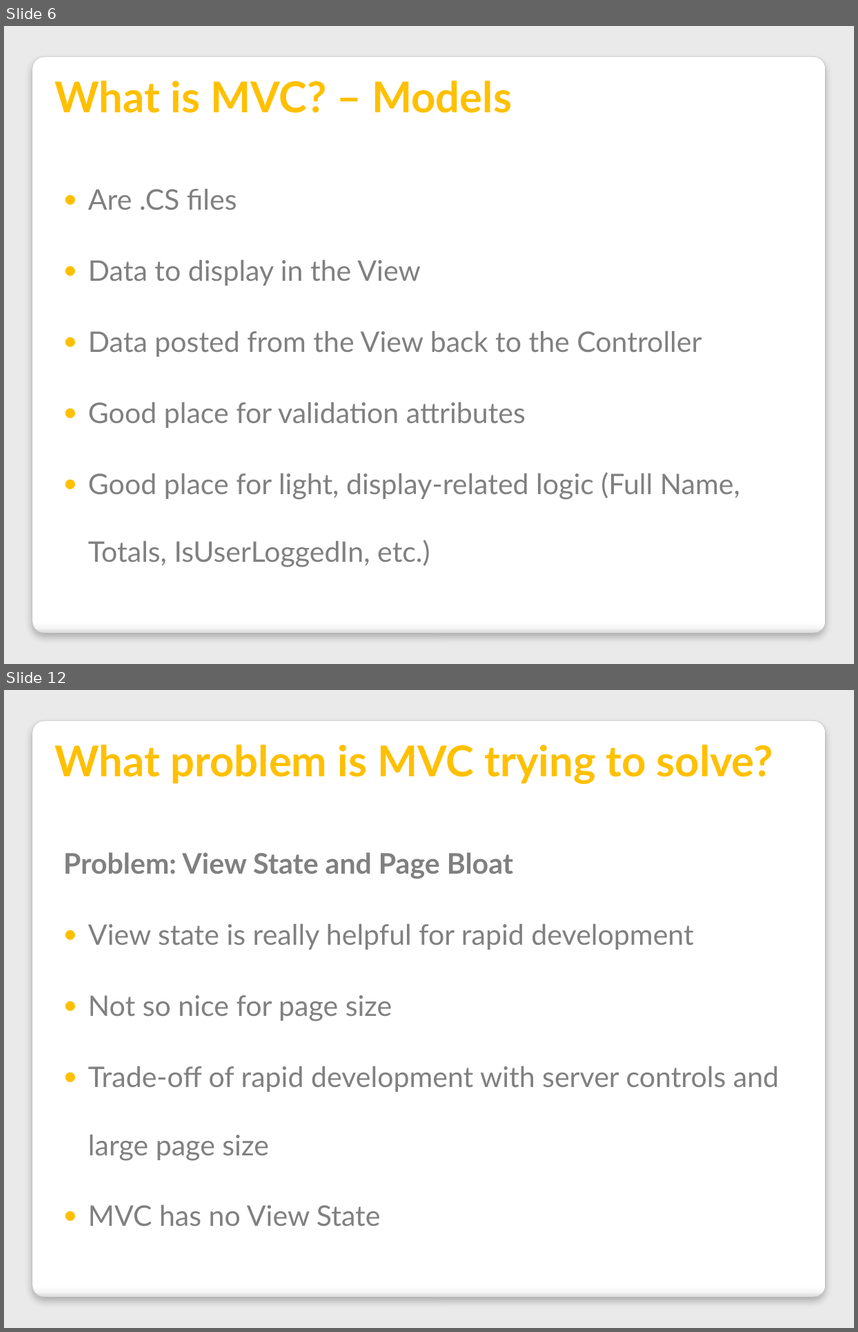
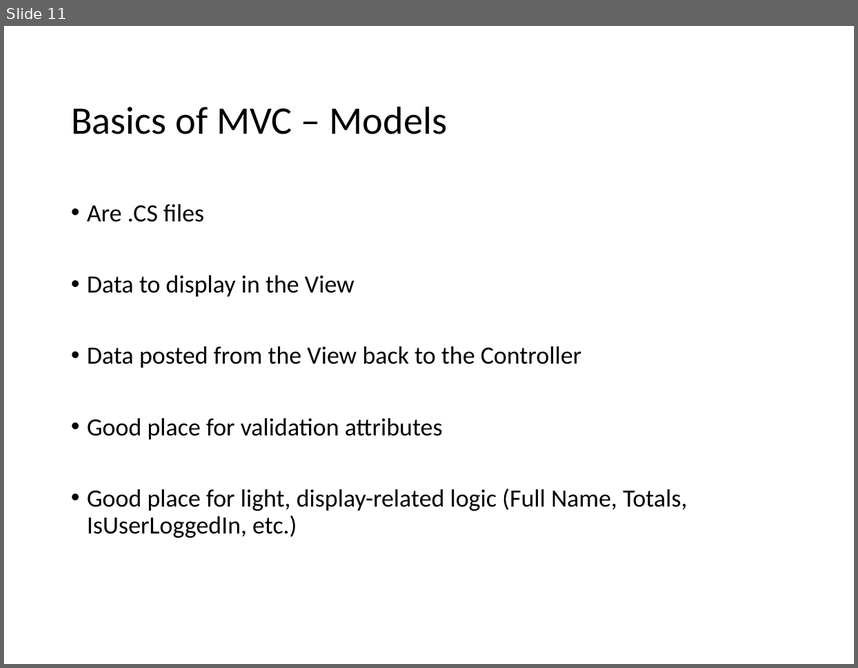
Before and after one commit to VolareSoftware/Presentations, a slide deck: Intro to MVC and Web API - Denver Dev Days/Introduction to MVC and Web API.pptx. Shown one above the other, each under a label of ours: slides 6 and 12 before the commit, slide 11 after it; the slides between them are not shown. The pictures are 858x1332 and 858x668 pixels, drawn with LibreOffice and Linux fonts; fonts in the diff are those of the drawing. Boxes give left, top, right and bottom in pixels: in the first picture for what was removed or moved away, otherwise in the second. Text is boxed around its words. In the diff, an @@ line names an element or a change of style, - is before the commit and + after.

Commit message:
updaate styles and grab old content, still need to update and add new stuff

```diff
--- a/Intro to MVC and Web API - Denver Dev Days/Introduction to MVC and Web API.pptx
+++ b/Intro to MVC and Web API - Denver Dev Days/Introduction to MVC and Web API.pptx
@@ slide 12 removed at [4, 690, 854, 1328], background #EAEAEA; not listed: 1 template element that a slide beside it also shows @@
@@ title removed at [55, 745, 773, 784] @@
-What problem is MVC trying to solve?
@@ text removed at [63, 852, 779, 1225] @@
-Problem: View State and Page Bloat
-● View state is really helpful for rapid development
-● Not so nice for page size
-● Trade-off of rapid development with server controls and large page size
-● MVC has no View State
@@ what was slide 6 is now slide 11 @@
@@ slide 11 changed as well @@
@@ background #EAEAEA to #FFFFFF @@
@@ rounded rectangle removed at [32, 56, 825, 633] @@
@@ title "Basics of MVC – Models" at [71, 106, 447, 134]: vertical alignment bottom to middle @@
@@ title at [71, 106, 447, 134]: text changed; size 36 to 33 pt; font Lato to Calibri; text colour #FFC000 to #000000; bold off @@
-What is MVC? – Models
+Basics of MVC – Models
@@ text "Are .CS files": place and size @@
-text "Are .CS files" at [88, 189, 740, 567]
+text "Are .CS files" at [87, 204, 687, 537]
@@ text "Are .CS files" at [87, 204, 687, 537]: size 24 to 21 pt, font Lato to Calibri, text colour #808080 to #000000; bullet ● to •; line spacing 2 to 0.9; more space between paragraphs @@
```
Also in this commit, not shown: 14 other slides changed, 10 slides added, 7 other slides removed.
